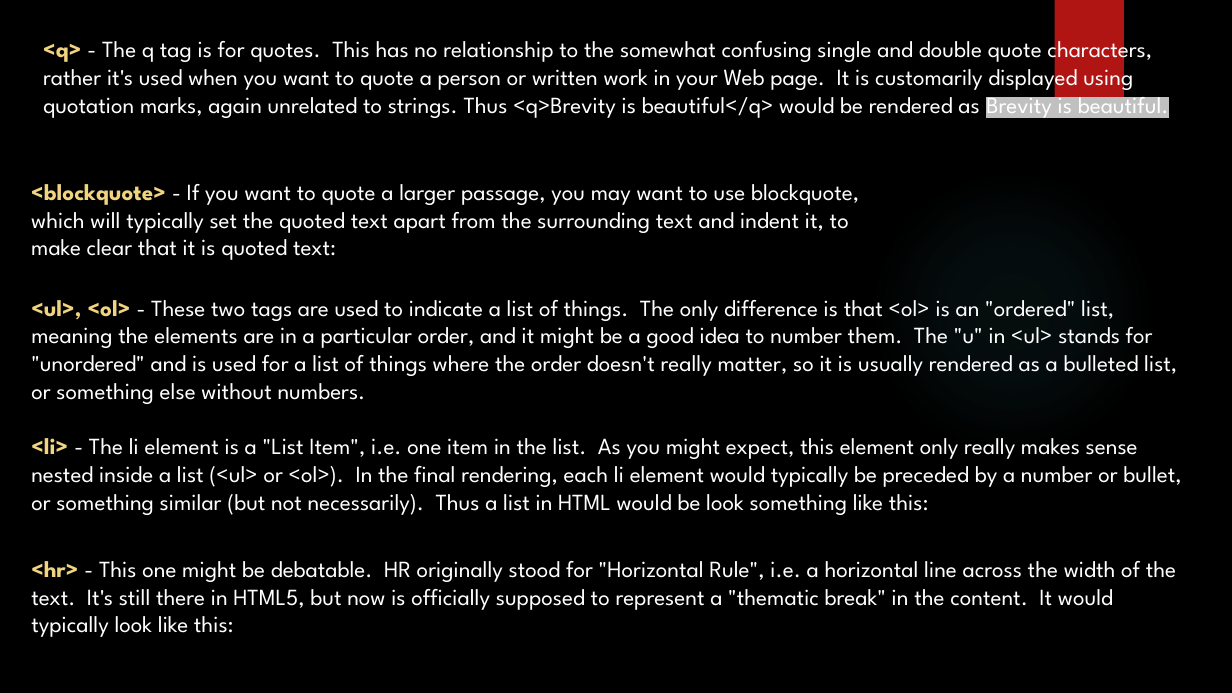
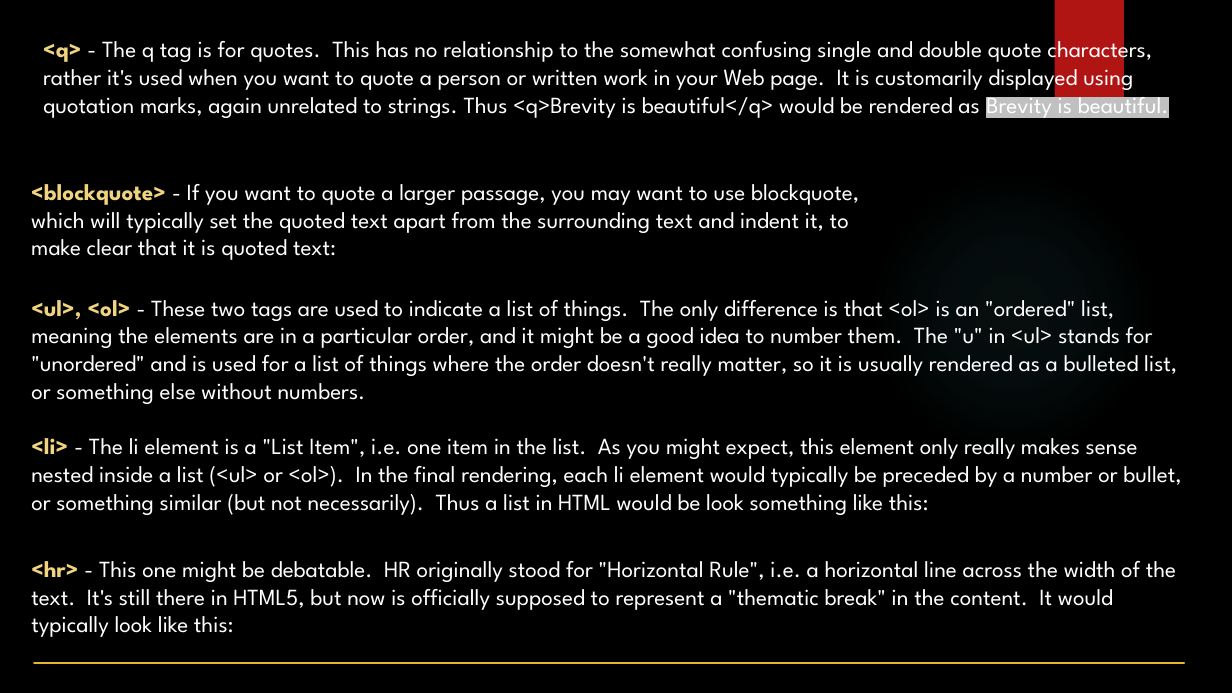
Before and after one commit to yogeshwar1996/HTML5CSS, a slide deck: slide 20 of Fundamentals of HTML and CSS.pptx. Drawn at 1232x693 pixels with LibreOffice and Linux fonts; fonts in the diff are those of the drawing; background and template pictures are left out. Boxes give left, top, right and bottom in pixels: in the first picture for what was removed or moved away, otherwise in the second. Text is boxed around its words. In the diff, an @@ line names an element or a change of style, - is before the commit and + after.

```diff
--- a/Fundamentals of HTML and CSS.pptx
+++ b/Fundamentals of HTML and CSS.pptx
@@ line added from (34, 663) to (1185, 663), #E6B729 1.5 pt @@
```
Also in this commit, not shown: 1 slide added, 1 slide removed.
